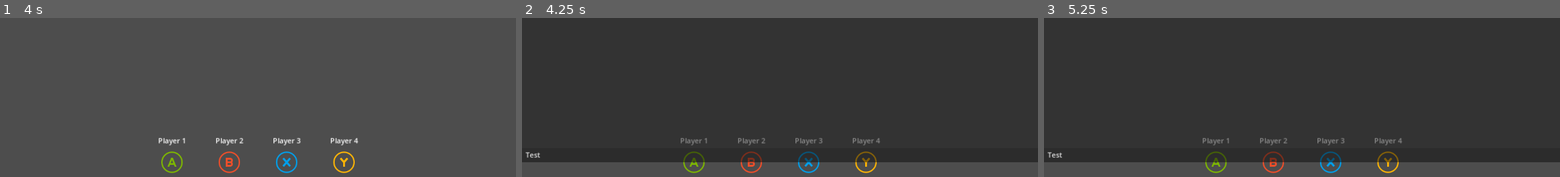
Above: before the commit, frames 1-3 (left to right).
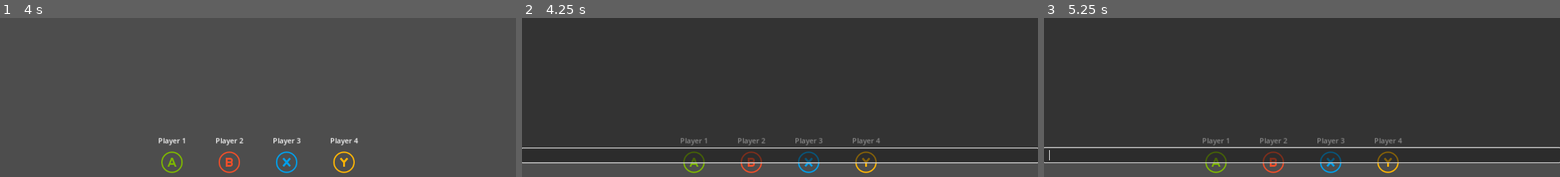
Above: after the commit, the same moments.

Repository: devlup-fsu/party-game
Game: Godot game, scene res://Core/Main/main.tscn
Same seed, same stepped clock (60 frames per second), same inputs: the game is played once before the commit and once after it.
Inputs (mouse positions are in pixels of both pictures, inside the frame that each line leads up to):
- Up to frame 1 (4 s): tap Enter at 0.5, 2, 3.5 s; move the mouse to (371, 148) at 0.52 s; hold Up 0.53-1.28 s; click (371, 148) at 0.67 s; tap Space at 1.25, 2.75 s; move the mouse to (154, 176) at 1.27 s; hold Down 1.28-2.03 s; move the mouse to (309, 99) at 2.02 s; hold Up 2.03-3.53 s; move the mouse to (outside the picture) at 2.77 s; click (outside the picture) at 2.92 s; move the mouse to (outside the picture) at 3.52 s; hold Down from 3.53 s (still down)
- Up to frame 2 (4.25 s): keep holding Down; tap ` (core_debug_console) at 4.15 s
- Up to frame 3 (5.25 s): keep holding Down; move the mouse to (1147, 119) at 4.27 s; tap Space at 5 s; move the mouse to (1327, 162) at 5.02 s; click (1327, 162) at 5.17 s

Frame 1 is identical in both runs. In frame 2, 1.7% of the frame differs, in the area x 0-100%, y 81-92%; in frame 3, 1.7%.

Commit message:
Finish debug console implementation

Diff:
--- a/Core/Console/console.gd
+++ b/Core/Console/console.gd
@@ -1,29 +1,68 @@
 extends CanvasLayer
 
 
-signal print_command(full_command: String)
+signal help_command(full_command: String)
+signal enable_toggle_command(full_command: String)
+signal disable_toggle_command(full_command: String)
 
 
-@onready var output: RichTextLabel = %Output
-@onready var input: LineEdit = %Input
+@onready var _output: RichTextLabel = %Output
+@onready var _input: LineEdit = %Input
 
 
+var _input_history: Array[String] = []
+var _history_index: int = 0
 # TODO: In Godot 4.4, dictionaries can be typed. Will be Dictionary[StringName, Signal]
 var _commands: Dictionary = {}
+# TODO: In Godot 4.4, dictionaries can be typed. Will be Dictionary[StringName, bool]
+var _toggles: Dictionary = {}
 
 
 func _ready() -> void:
 	visible = false
 
-	print_command.connect(func (full_command: String) -> void:
-		var parts = full_command.split(" ")
-		if len(parts) < 2:
-			return
+	register_command("help", help_command)
+	help_command.connect(_on_help_command)
 
-		print(parts.slice(1))
-	)
+	register_command("enable", enable_toggle_command)
+	enable_toggle_command.connect(_on_enable_toggle_command)
 
-	register_command("print", print_command)
+	register_command("disable", disable_toggle_command)
+	disable_toggle_command.connect(_on_disable_toggle_command)
+
+
+func _on_help_command(_full_command: String) -> void:
+	write("===== Registered Commands =====")
+
+	var command_names = _commands.keys()
+	for i in range(command_names.size()):
+		write("%d. %s" % [i + 1, command_names[i]])
+
+	write()
+
+
+func _on_enable_toggle_command(full_command: String) -> void:
+	var parts = full_command.split(" ")
+
+	if parts.size() <= 1:
+		warn("To enable a toggle, run 'enable <toggle_name>'.")
+	elif not is_toggle_registered(parts[1]):
+		error("'%s' is an invalid toggle." % parts[1])
+	else:
+		enable_toggle(parts[1])
+		write("'%s' has been enabled." % parts[1])
+
+
+func _on_disable_toggle_command(full_command: String) -> void:
+	var parts = full_command.split(" ")
+
+	if parts.size() <= 1:
+		warn("To disable a toggle, run 'disable <toggle_name>'.")
+	elif not is_toggle_registered(parts[1]):
+		error("'%s' is an invalid toggle." % parts[1])
+	else:
+		disable_toggle(parts[1])
+		write("'%s' has been disabled." % parts[1])
 
 
 func _process(_delta: float) -> void:
@@ -31,22 +70,69 @@
 	if Input.is_action_just_pressed("core_debug_console"):
 		visible = not visible
 
-
-func _on_input_text_submitted(new_text: String) -> void:
-	output.append_text(new_text + "\n")
-	input.clear()
-
-	run_command(new_text)
+		if visible:
+			_input.clear()
+			_input.grab_focus()
+		else:
+			_input.release_focus()
+			_history_index = _input_history.size()
 
 
+func _on_input_text_submitted(full_command: String) -> void:
+	_input.clear()
+	_input_history.push_back(full_command)
+	_history_index = _input_history.size()
+
+	var parts = full_command.split(" ")
+
+	if parts.size() <= 0:
+		return
+
+	var command_name = parts[0]
+
+	if is_command_registered(command_name):
+		run_command(full_command)
+	elif is_toggle_registered(command_name):
+		toggle_toggle(command_name)
+		write("'%s' has been %s." % [command_name, "enabled" if is_toggle_enabled(command_name) else "disabled"])
+	else:
+		error("'%s' is an invalid command or toggle." % command_name)
+
+
+func _on_input_gui_input(event: InputEvent) -> void:
+	if event is InputEventKey and not event.pressed:
+		if event.keycode == KEY_UP:
+			if _history_index > 0:
+				_history_index -= 1
+				_input.clear()
+				_input.insert_text_at_caret(_input_history[_history_index])
+		elif event.keycode == KEY_DOWN:
+			if _history_index < _input_history.size():
+				_history_index += 1
+				_input.clear()
+				if _history_index < _input_history.size():
+					_input.insert_text_at_caret(_input_history[_history_index])
+		else:
+			_history_index = _input_history.size()
+
+
+## Registers a command and associates it with a given signal.
+## Command names must be unique and all lowercase. They cannot be registered more than once.
 func register_command(command_name: StringName, action: Signal) -> void:
 	assert(command_name == command_name.to_lower(), "Can't register command '%s' with uppercase letters." % command_name)
 	assert(not command_name.contains(" "), "Can't register command '%s' with space characters." % command_name)
 	assert(command_name not in _commands, "Can't register command '%s' that has already been registered." % command_name)
+	assert(command_name not in _toggles, "Can't register command '%s' that has already been registered as a toggle." % command_name)
 
 	_commands[command_name] = action
 
 
+func is_command_registered(command_name: StringName) -> bool:
+	return command_name in _commands
+
+
+## Runs the signal associated with the command. If the command doesn't exist,
+## this function will fail silently.
 func run_command(full_command: String) -> void:
 	var parts = full_command.split(" ")
 	if len(parts) < 1:
@@ -56,3 +142,55 @@
 
 	if command_name in _commands:
 		_commands[command_name].emit(full_command)
+
+
+## Registers a toggle with a default value. Unlike a command a toggle is not
+## associated with a signal, but instead is enabled or disabled.
+## The toggle can be toggled with simply its name, or, can be explicitly
+## enabled/disabled with the 'enabled' and 'disabled' commands.
+func register_toggle(toggle_name: StringName, default_value: bool = false) -> void:
+	assert(toggle_name == toggle_name.to_lower(), "Can't register toggle '%s' with uppercase letters." % toggle_name)
+	assert(not toggle_name.contains(" "), "Can't register toggle '%s' with space characters." % toggle_name)
+	assert(toggle_name not in _toggles, "Can't register toggle '%s' that has already been registered." % toggle_name)
+	assert(toggle_name not in _commands, "Can't register toggle '%s' that has already been registered as a command." % toggle_name)
+
+	_toggles[toggle_name] = default_value
+
+
+func is_toggle_registered(toggle_name: StringName) -> bool:
+	return toggle_name in _toggles
+
+
+func is_toggle_enabled(toggle_name: StringName) -> bool:
+	return _toggles.get(toggle_name, false)
+
+
+## Flips the state of a toggle. true -> false, false -> true
+func toggle_toggle(toggle_name: StringName) -> void:
+	if is_toggle_registered(toggle_name):
+		_toggles[toggle_name] = not _toggles[toggle_name]
+
+
+func enable_toggle(toggle_name: StringName) -> void:
+	if is_toggle_registered(toggle_name):
+		_toggles[toggle_name] = true
+
+
+func disable_toggle(toggle_name: StringName) -> void:
+	if is_toggle_registered(toggle_name):
+		_toggles[toggle_name] = false
+
+
+## Writes the message to the in-game console with no color.
+func write(message: Variant = "", end = "\n") -> void:
+	_output.append_text(str(message).replace("[", "[lb]") + end)
+
+
+## Writes the message to the in-game console with an orange color.
+func warn(message: Variant = "", end = "\n") -> void:
+	_output.append_text("[color=orange]%s[/color]" % str(message).replace("[", "[lb]") + end)
+
+
+## Writes the message to the in-game console with a red color.
+func error(message: Variant = "", end = "\n") -> void:
+	_output.append_text("[color=red]%s[/color]" % str(message).replace("[", "[lb]") + end)
--- a/Core/Console/console.tscn
+++ b/Core/Console/console.tscn
@@ -36,6 +36,6 @@
 unique_name_in_owner = true
 layout_mode = 2
 theme_override_styles/normal = SubResource("StyleBoxFlat_8lcdv")
-text = "Test"
 
+[connection signal="gui_input" from="VBoxContainer/Input" to="." method="_on_input_gui_input"]
 [connection signal="text_submitted" from="VBoxContainer/Input" to="." method="_on_input_text_submitted"]
--- a/Core/Controls/controls.gd
+++ b/Core/Controls/controls.gd
@@ -31,7 +31,7 @@
 		_player_action_strength[player] = {}
 
 
-func _physics_process(delta: float) -> void:
+func _physics_process(_delta: float) -> void:
 	_immediate_player_actions = _immediate_player_actions_buffer.duplicate(true)
 
 	for player in range(Player.ONE, Player.size()):
--- a/Core/Debug/commands.gd
+++ /dev/null
@@ -1,126 +0,0 @@
-extends Node
-
-
-class ToggleCommand:
-	var enabled: bool = false
-	var on_enabled: Callable = func (_command: String) -> bool: return true
-	var on_disabled: Callable = func (_command: String) -> bool: return true
-
-	func _init(_enabled: bool, _on_enabled, _on_disabled):
-		self.enabled = _enabled
-		if _on_enabled != null:
-			self.on_enabled = _on_enabled
-		if _on_disabled != null:
-			self.on_disabled = _on_disabled
-
-
-
-# TODO: In Godot 4.4, dictionaries can be typed. Will be Dictionary[StringName, ToggleCommand]
-var _toggles: Dictionary = {}
-# TODO: In Godot 4.4, dictionaries can be typed. Will be Dictionary[StringName, Callable]
-var _one_shots: Dictionary = {}
-
-
-func _ready() -> void:
-	register_one_shot("say_hi", func (command: String) -> bool:
-		var parts = command.split(" ")
-		if len(parts) < 2:
-			return false
-		print(" ".join(parts.slice(1)))
-		return true
-	)
-	try_run_command("say_hi Hello World!")
-
-
-## on_enabled and on_disabled should have a function signature of
-## func (command: String) -> bool
-## where command is the full raw command and
-## where the function returns true if the command succeeds, false otherwise.
-func register_toggle(command_name: StringName, starts_enabled: bool = false, on_enabled = null, on_disabled = null) -> void:
-	command_name = command_name.to_lower()
-
-	assert(not command_name.contains(" "), "Command '%s' cannot be registered because it contains a space." % command_name)
-	assert(command_name not in _toggles, "Command '%s' cannot be registered because it has already been registered." % command_name)
-
-	_toggles[command_name] = ToggleCommand.new(starts_enabled, on_enabled, on_disabled)
-
-
-func is_toggle_registered(command_name: StringName) -> bool:
-	return command_name.to_lower() in _toggles
-
-
-func is_toggle_enabled(command_name: StringName) -> bool:
-	command_name = command_name.to_lower()
-
-	if command_name in _toggles:
-		return _toggles[command_name].enabled
-	return false
-
-
-func try_enable_toggle(command: String) -> bool:
-	var parts: PackedStringArray = command.split(" ", false)
-
-	if len(parts) < 2 and parts[0].to_lower() != "enable":
-		return false
-
-	var command_name = parts[1].to_lower()
-
-	if command_name in _toggles:
-		var toggle: ToggleCommand = _toggles[command_name]
-
-		if not toggle.enabled and toggle.on_enabled.call(command):
-			toggle.enabled = true
-			return true
-
-	return false
-
-
-func try_disable_toggle(command: String) -> bool:
-	var parts: PackedStringArray = command.split(" ", false)
-
-	if parts[0].to_lower() != "disable":
-		return false
-
-	var command_name = parts[1].to_lower()
-
-	if command_name in _toggles:
-		var toggle: ToggleCommand = _toggles[command_name]
-
-		if toggle.enabled and toggle.on_disabled.call(command):
-			toggle.enabled = false
-			return true
-
-	return false
-
-
-## on_run should have the function signature of
-## func (command: String) -> bool
-## where command is the full raw command and
-## where the function returns true if the command succeeds, false otherwise.
-func register_one_shot(command_name: StringName, on_run: Callable) -> void:
-	command_name = command_name.to_lower()
-
-	assert(not command_name.contains(" "), "Command '%s' cannot be registered because it contains a space." % command_name)
-	assert(command_name not in _one_shots, "Command '%s' cannot be registered because it has already been registered." % command_name)
-
-	_one_shots[command_name] = on_run
-
-
-func is_one_shot_registered(command_name: StringName) -> bool:
-	return command_name.to_lower() in _one_shots
-
-
-func try_run_command(command: String) -> bool:
-	var parts: PackedStringArray = command.split(" ", false)
-
-	if len(parts) < 1:
-		return false
-
-	var command_name = parts[0].to_lower()
-
-	if command_name in _one_shots:
-		var callback: Callable = _one_shots[command_name]
-
-		return callback.call(command)
-
-	return false
--- a/project.godot
+++ b/project.godot
@@ -18,7 +18,6 @@
 [autoload]
 
 Controls="*res://Core/Controls/controls.gd"
-Commands="*res://Core/Debug/commands.gd"
 Console="*res://Core/Console/console.tscn"
 
 [display]
